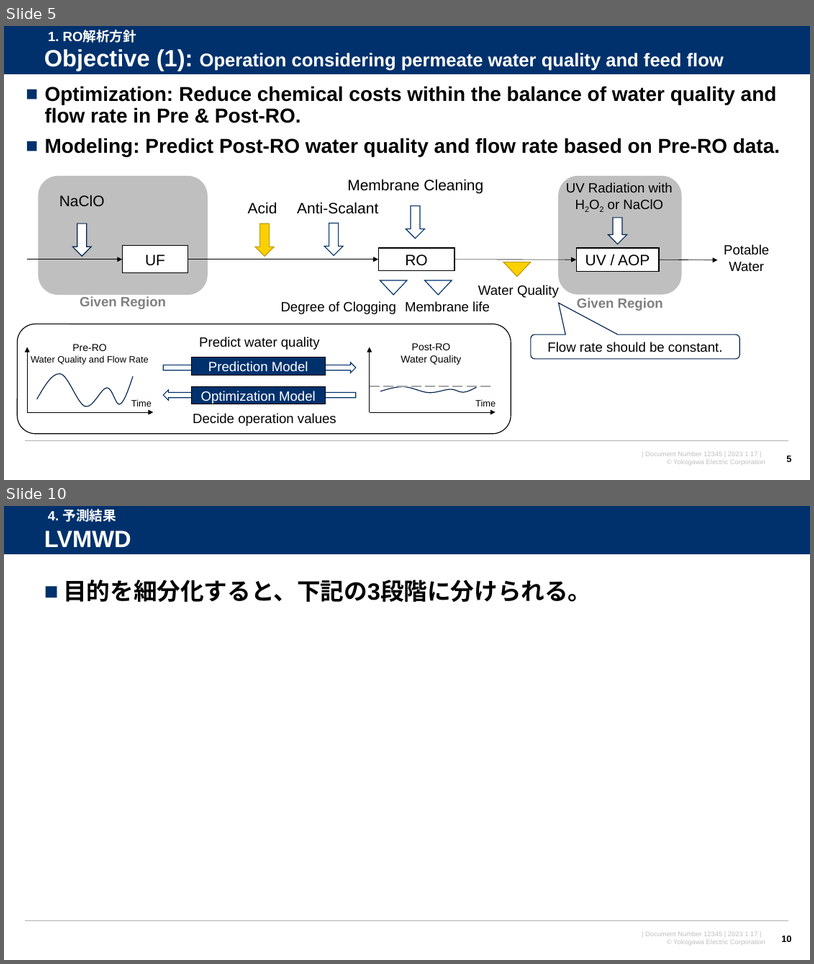
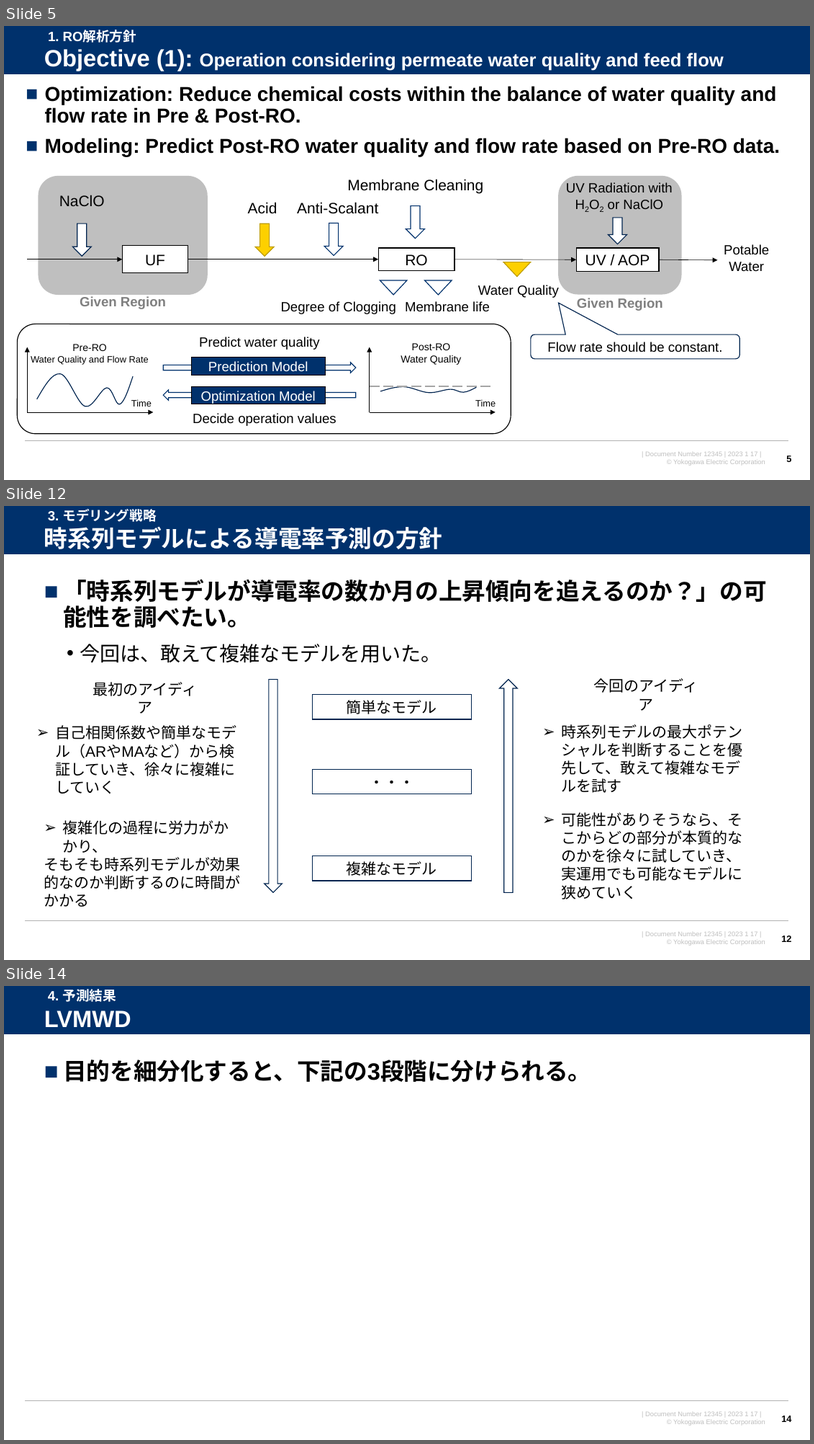
Before and after one commit to watarukumagai-git/opt, a slide deck: Reuse_Water/230207_米国再生水NAWI LVMWD 水質予測_rev.0.pptx. Shown one above the other, each under a label of ours: slides 5 and 10 before the commit, slides 5, 12 and 14 after it; the slides between them are not shown. The pictures are 814x964 and 814x1444 pixels, drawn with LibreOffice and Linux fonts; fonts in the diff are those of the drawing; background and template pictures are left out. Boxes give left, top, right and bottom in pixels: in the first picture for what was removed or moved away, otherwise in the second. Text is boxed around its words. In the diff, an @@ line names an element or a change of style, - is before the commit and + after.

```diff
--- a/Reuse_Water/230207_米国再生水NAWI LVMWD 水質予測_rev.0.pptx
+++ b/Reuse_Water/230207_米国再生水NAWI LVMWD 水質予測_rev.0.pptx
@@ slide 12 added at (4, 506, 810, 960), background #FFFFFF; not listed: 4 template elements that a slide beside it also shows @@
@@ title added at (44, 526, 443, 549), 28 pt, text #FFFFFF, bold @@
+時系列モデルによる導電率予測の方針
@@ text added at (48, 509, 157, 522), 16 pt, text #FFFFFF, bold @@
+3. モデリング戦略
@@ text added at (63, 579, 767, 663), 28 pt, text #000000, bold @@
+■ 「時系列モデルが導電率の数か月の上昇傾向を追えるのか？」の可能性を調べたい。
+  • 今回は、敢えて複雑なモデルを用いた。
@@ text added at (594, 678, 698, 710), 18 pt, text #000000 @@
+今回のアイディア
@@ text added at (93, 682, 197, 713), 18 pt, text #000000 @@
+最初のアイディア
@@ down arrow added at (265, 680, 282, 893), fill #FFFFFF, outline #002450 1 pt @@
@@ rectangle added at (313, 695, 471, 720), fill #FFFFFF, outline #002450 1 pt, 18 pt, text #000000 @@
+簡単なモデル
@@ down arrow added at (500, 680, 517, 893), fill #FFFFFF, outline #002450 1 pt @@
@@ text added at (55, 725, 237, 793), 18 pt, text #000000 @@
+➢ 自己相関係数や簡単なモデル（ARやMAなど）から検証していき、徐々に複雑にしていく
@@ text added at (561, 724, 743, 775), 18 pt, text #000000 @@
+➢ 時系列モデルの最大ポテンシャルを判断することを優先して、敢えて複雑なモデルを試す
@@ rectangle added at (313, 769, 471, 794), fill #FFFFFF, outline #002450 1 pt, 18 pt, text #000000 @@
+・・・
@@ text added at (44, 820, 240, 906), 18 pt, text #000000 @@
+➢ 複雑化の過程に労力がかかり、
+そもそも時系列モデルが効果的なのか判断するのに時間がかかる
@@ text added at (561, 812, 743, 880), 18 pt, text #000000 @@
+➢ 可能性がありそうなら、そこからどの部分が本質的なのかを徐々に試していき、実運用でも可能なモデルに狭めていく
@@ rectangle added at (313, 856, 471, 880), fill #FFFFFF, outline #002450 1 pt, 18 pt, text #000000 @@
+複雑なモデル
@@ page number added at (782, 935, 792, 942), 11 pt, text #000000, bold @@
+12
@@ what was slide 10 is now slide 14 @@
@@ page number at (782, 1415, 792, 1422): text changed @@
-10
+14
```
Also in this commit, not shown: 7 slides changed, 1 other slide added, 1 slide removed.
